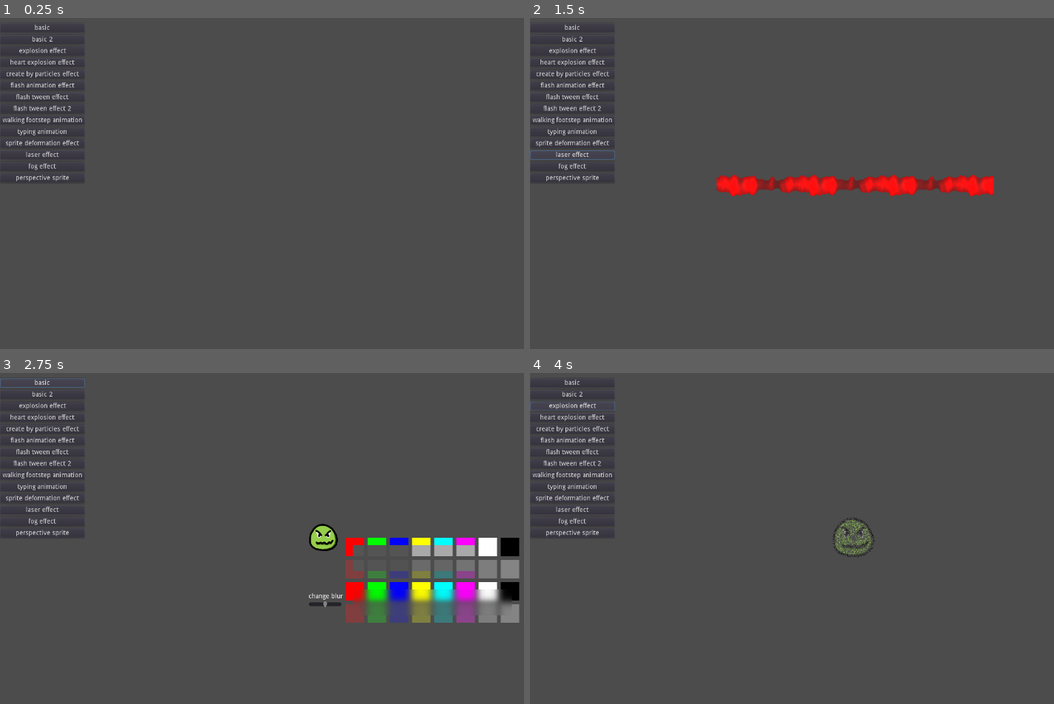
Above: before the commit, frames 1-4 (two rows, left to right).
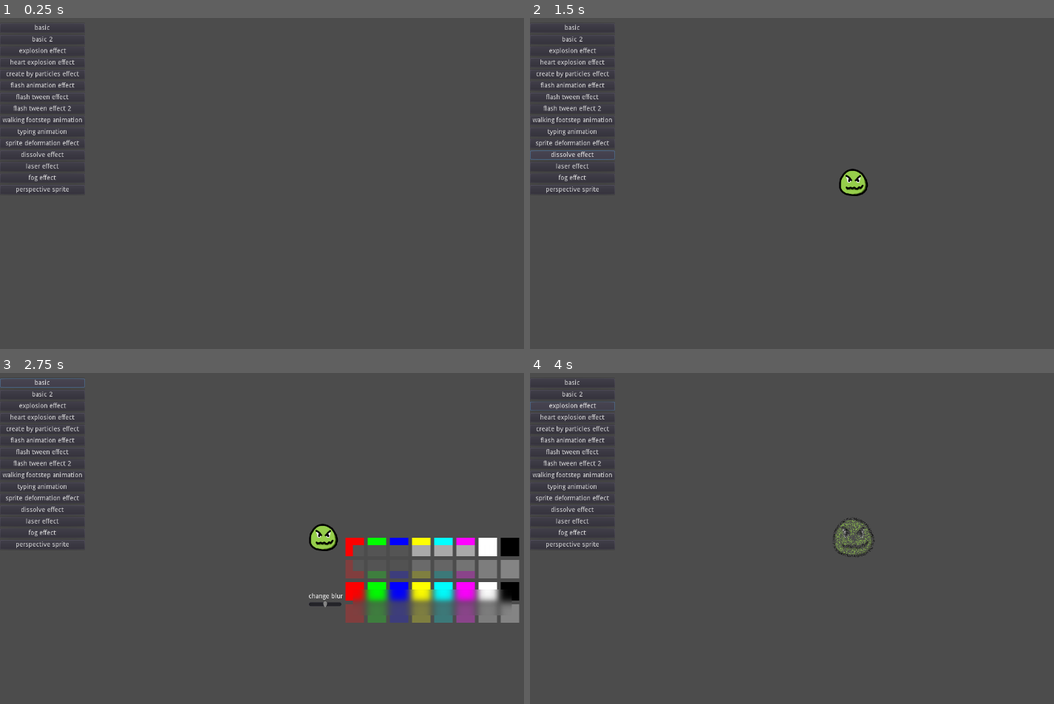
Above: after the commit, the same moments.

Repository: jttuboi/godot_projects_for_studies
Game: Godot game, scene res://World.tscn
Two runs of this game, one before a commit and one after it. Both use one fixed random seed, a clock stepped at 60 frames per second and the inputs below. The engine's default icon, where the game draws it, is replaced by a stand-in: a white triangle on a blue panel in a dark square.
Inputs (mouse positions are in pixels of both pictures, inside the frame that each line leads up to):
- Up to frame 1 (0.25 s): no input
- Up to frame 2 (1.5 s): click "laser effect" at 0.5 s; click (571, 153) at 1.25 s, where only the run after the commit has a clickable "dissolve effect"
- Up to frame 3 (2.75 s): click "basic" at 2 s
- Up to frame 4 (4 s): click "basic 2" at 2.75 s; click "explosion effect" at 3.5 s

The runs differ from the first frame. In frame 1, 0.3% of the frame differs, in the area x 0-16%, y 40-54%; in frame 2, 2.9%, in the area x 0-89%, y 40-54%; in frame 3, 0.3%; in frame 4, 0.3%.

Commit message:
add dissolve effect

Diff:
--- a/playground/World.gd
+++ b/playground/World.gd
@@ -88,6 +88,15 @@
 	_add_container(scene)
 
 
+# cc0 license
+# https://godotshaders.com/shader/simple-2d-dissolve/
+# https://www.youtube.com/watch?v=vz5VkRyDH54
+func _on_DissolveEffect_pressed():
+	_clear_container()
+	var scene = preload("res://dissolve_effect/dissolve_effect.tscn").instance()
+	_add_container(scene)
+
+
 # https://www.youtube.com/watch?v=eT9ztkG2PTU
 func _on_LaserEffect_pressed():
 	_clear_container()
--- a/playground/World.tscn
+++ b/playground/World.tscn
@@ -107,28 +107,34 @@
 margin_bottom = 285.0
 text = "sprite deformation effect"
 
-[node name="LaserEffect" type="Button" parent="Menu/_/_"]
+[node name="DissolveEffect" type="Button" parent="Menu/_/_"]
 margin_top = 290.0
 margin_right = 184.0
 margin_bottom = 310.0
+text = "dissolve effect"
+
+[node name="LaserEffect" type="Button" parent="Menu/_/_"]
+margin_top = 315.0
+margin_right = 184.0
+margin_bottom = 335.0
 text = "laser effect"
 
 [node name="FogEffect" type="Button" parent="Menu/_/_"]
-margin_top = 315.0
+margin_top = 340.0
 margin_right = 184.0
-margin_bottom = 335.0
+margin_bottom = 360.0
 text = "fog effect"
 
 [node name="PerspectiveSprite" type="Button" parent="Menu/_/_"]
-margin_top = 340.0
+margin_top = 365.0
 margin_right = 184.0
-margin_bottom = 360.0
+margin_bottom = 385.0
 text = "perspective sprite"
 
 [node name="_2" type="Control" parent="Menu/_/_"]
-margin_top = 365.0
+margin_top = 390.0
 margin_right = 184.0
-margin_bottom = 375.0
+margin_bottom = 400.0
 rect_min_size = Vector2( 0, 10 )
 
 [node name="Container" type="Node2D" parent="."]
@@ -147,6 +153,7 @@
 [connection signal="pressed" from="Menu/_/_/WalkingFootstepAnimation" to="." method="_on_WalkingFootstepAnimation_pressed"]
 [connection signal="pressed" from="Menu/_/_/TypingAnimation" to="." method="_on_TypingAnimation_pressed"]
 [connection signal="pressed" from="Menu/_/_/SpriteDeformationEffect" to="." method="_on_SpriteDeformationEffect_pressed"]
+[connection signal="pressed" from="Menu/_/_/DissolveEffect" to="." method="_on_DissolveEffect_pressed"]
 [connection signal="pressed" from="Menu/_/_/LaserEffect" to="." method="_on_LaserEffect_pressed"]
 [connection signal="pressed" from="Menu/_/_/FogEffect" to="." method="_on_FogEffect_pressed"]
 [connection signal="pressed" from="Menu/_/_/PerspectiveSprite" to="." method="_on_PerspectiveSprite_pressed"]
--- /dev/null
+++ b/playground/dissolve_effect/dissolve_effect.gd
@@ -0,0 +1,13 @@
+extends Node2D
+
+const DURATION = 2
+func _ready():
+	randomize()
+	# randomize some values for open simplex noise
+	($Dummy.material as ShaderMaterial).get_shader_param("dissolve_texture").noise.period = rand_range(60.0, 130.0) # 0.1 .. 256
+	($Dummy.material as ShaderMaterial).get_shader_param("dissolve_texture").noise.persistence = rand_range(0.2, 0.8) # 0..1
+	($Dummy.material as ShaderMaterial).get_shader_param("dissolve_texture").noise.lacunarity = rand_range(1.8, 3.2) # 0..4
+
+	# apply animation of dissolution
+	$Tween.interpolate_property($Dummy.material, "shader_param/dissolve_value", 1.0, 0.0, DURATION, Tween.TRANS_LINEAR,Tween.EASE_IN)
+	$Tween.start()
--- /dev/null
+++ b/playground/dissolve_effect/dissolve_effect.tscn
@@ -0,0 +1,48 @@
+[gd_scene load_steps=7 format=2]
+
+[ext_resource path="res://shared/dummy.png" type="Texture" id=1]
+[ext_resource path="res://dissolve_effect/dissolve_effect.gd" type="Script" id=2]
+
+[sub_resource type="Shader" id=1]
+code = "shader_type canvas_item;
+
+// the \"time\" of dissolution
+uniform float dissolve_value : hint_range(0, 1);
+
+// this can be noise texture, gradient texture and other textures in greyscale or b&w
+uniform sampler2D dissolve_texture : hint_albedo;
+
+void fragment() {
+	// take current texture
+    vec4 main_texture = texture(TEXTURE, UV);
+
+	// take noise texture
+    vec4 noise_texture = texture(dissolve_texture, UV);
+
+	// color channel alpha is calculate return value between [0..1]
+    main_texture.a *= floor(dissolve_value + min(1, noise_texture.x));
+    COLOR = main_texture;
+}"
+
+[sub_resource type="OpenSimplexNoise" id=3]
+period = 129.0
+persistence = 0.609
+lacunarity = 2.76
+
+[sub_resource type="NoiseTexture" id=4]
+seamless = true
+noise = SubResource( 3 )
+
+[sub_resource type="ShaderMaterial" id=2]
+shader = SubResource( 1 )
+shader_param/dissolve_value = 0.962
+shader_param/dissolve_texture = SubResource( 4 )
+
+[node name="DissolveEffect" type="Node2D"]
+script = ExtResource( 2 )
+
+[node name="Dummy" type="Sprite" parent="."]
+material = SubResource( 2 )
+texture = ExtResource( 1 )
+
+[node name="Tween" type="Tween" parent="."]
